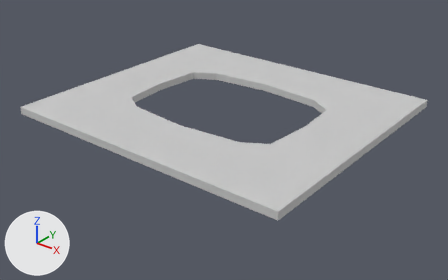
Before and after pictures for a commit that changed the FBX model Assets/ExplosiveLLC/RPG Character Mecanim Animation Pack FREE/Demo Elements/Models/Stage/NavBlock.FBX.
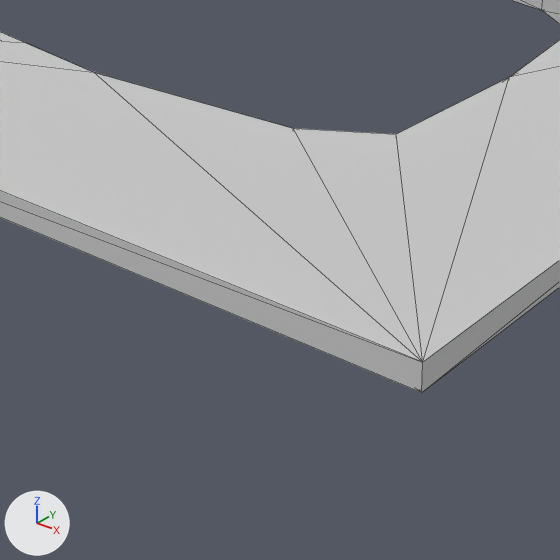
There are two pictures of each version: one whole from a 50 mm lens placed at (7.46, -9.42, 4.98), pointed at (-0.09, 0.02, -0.88), one close up on the part from 34% to 71% of the width and 37% to 97% of the height. Arrows for +X, +Y and +Z are at lower left; the lights stay in place. The older version's two pictures come first. The close-ups show mesh edges as thin lines. Where no turn or scale is listed for an object, it has been applied to the vertices.

Objects in the first close-up: 'NavBlockFREE'.
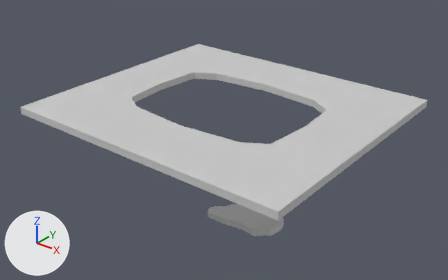
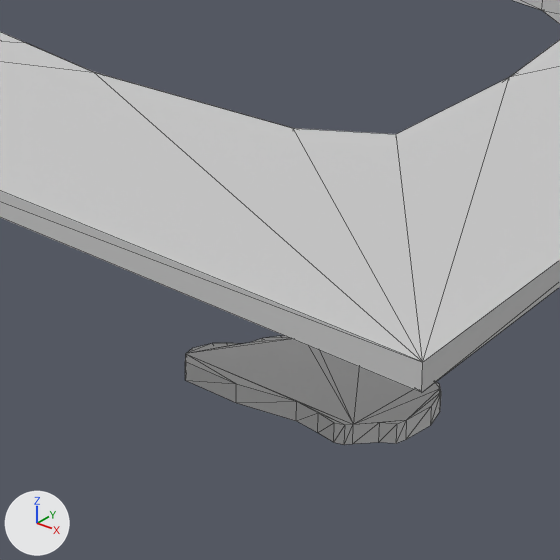
Diff of the bpy script that builds the scene:
```diff
--- a/Assets/ExplosiveLLC/RPG Character Mecanim Animation Pack FREE/Demo Elements/Models/Stage/NavBlock.FBX.py
+++ b/Assets/ExplosiveLLC/RPG Character Mecanim Animation Pack FREE/Demo Elements/Models/Stage/NavBlock.FBX.py
@@ me_mesh @@
 # used by ob_navblockfree; location = (0.0, 0.0, 0.0)
-me_mesh.from_pydata(...)  # 47 vertices, 67 faces; spans x -3.2..3.2, y -2.8..2.8, z -0.15..0.01
+me_mesh.from_pydata(...)  # 115 vertices, 167 faces; spans x -3.2..3.2, y -2.8..2.8, z -2.06..0.01
+# me_mesh part 1: a new loose piece of 68 vertices spanning x 0.34..1.85, y -1.12..-0.03, z -2.06..-1.93, in mat_01___default (its picture is missing)
 me_mesh.materials.append(mat_01___default)
```

Location of each change, [x1, y1, x2, y2] in pixels of the close-ups (560 x 560 px):
'NavBlockFREE', reshaped
    before: [0, 0, 560, 393]
    after: [0, 0, 560, 445]
part 1 of me_mesh, added
    after: [185, 336, 441, 445]
